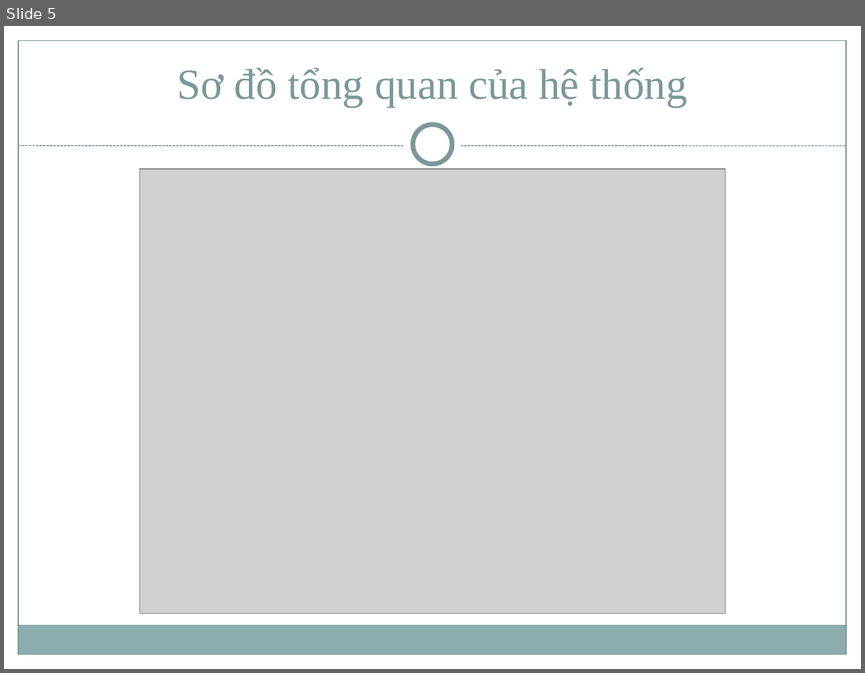
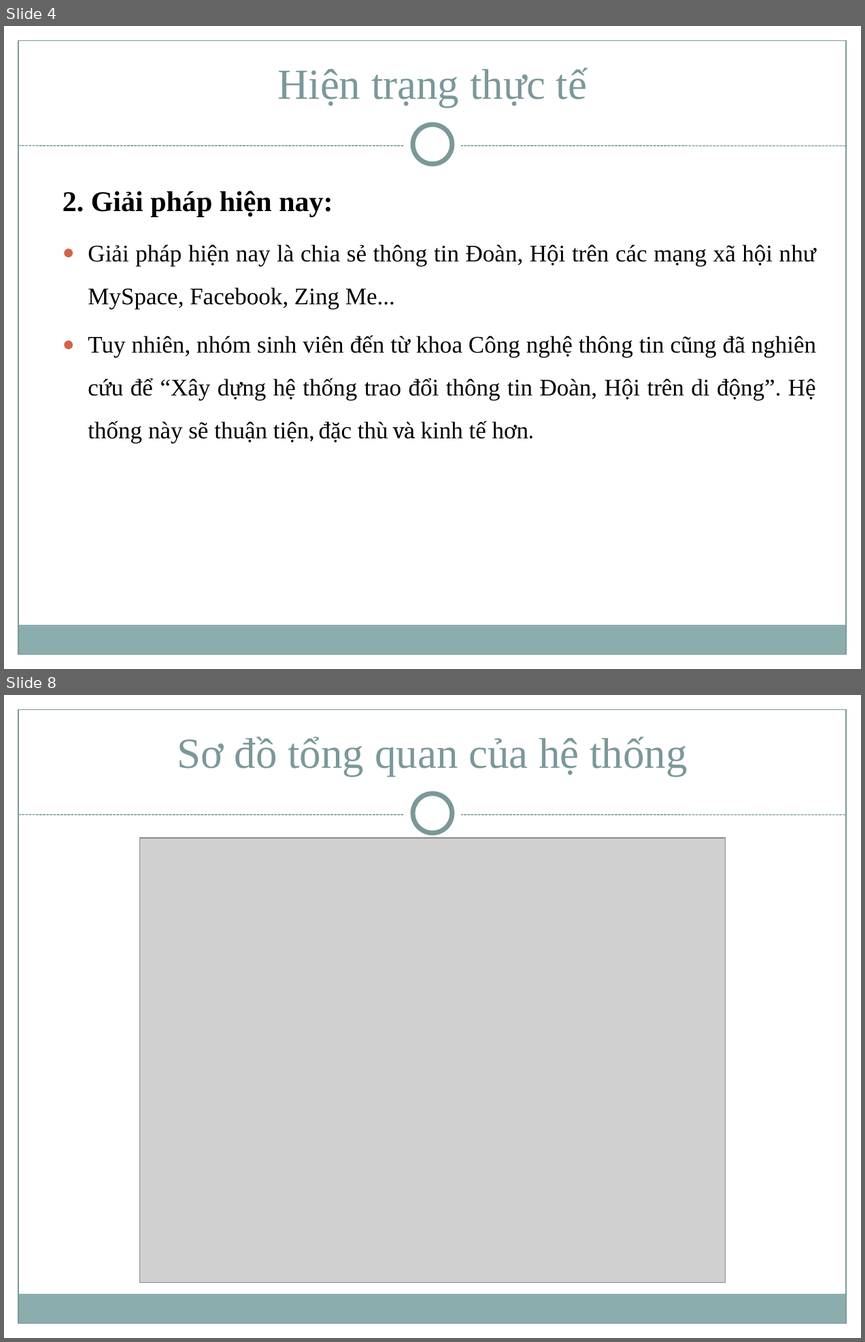
Before and after one commit to trungvdhp/netsharing, a slide deck: documents/Slide.ppt. Shown one above the other, each under a label of ours: slide 5 before the commit, slides 4 and 8 after it; the slides between them are not shown. The pictures are 865x673 and 865x1342 pixels, drawn with LibreOffice and Linux fonts; fonts in the diff are those of the drawing; grey boxes stand for pictures. Boxes give left, top, right and bottom in pixels: in the first picture for what was removed or moved away, otherwise in the second. Text is boxed around its words. In the diff, an @@ line names an element or a change of style, - is before the commit and + after.

```diff
--- a/documents/Slide.ppt
+++ b/documents/Slide.ppt
@@ slide 4 added at (x1=4, y1=26, x2=861, y2=669), background #FFFFFF; not listed: 8 template elements that a slide beside it also shows @@
@@ title added at (x1=277, y1=67, x2=587, y2=107), 36 pt, text #7B9899 @@
+Hiện trạng thực tế
@@ text added at (x1=62, y1=191, x2=816, y2=444), 20 pt, text #000000 @@
+2. Giải pháp hiện nay:
+● Giải pháp hiện nay là chia sẻ thông tin Đoàn, Hội trên các mạng xã hội như MySpace, Facebook, Zing Me...
+● Tuy nhiên, nhóm sinh viên đến từ khoa Công nghệ thông tin cũng đã nghiên cứu để “Xây dựng hệ thống trao đổi thông tin Đoàn, Hội trên di động”. Hệ thống này sẽ thuận tiện, đặc thù và kinh tế hơn.
@@ what was slide 5 is now slide 8 @@
```
Also in this commit, not shown: 7 slides changed, 2 other slides added, 5 slides removed.
